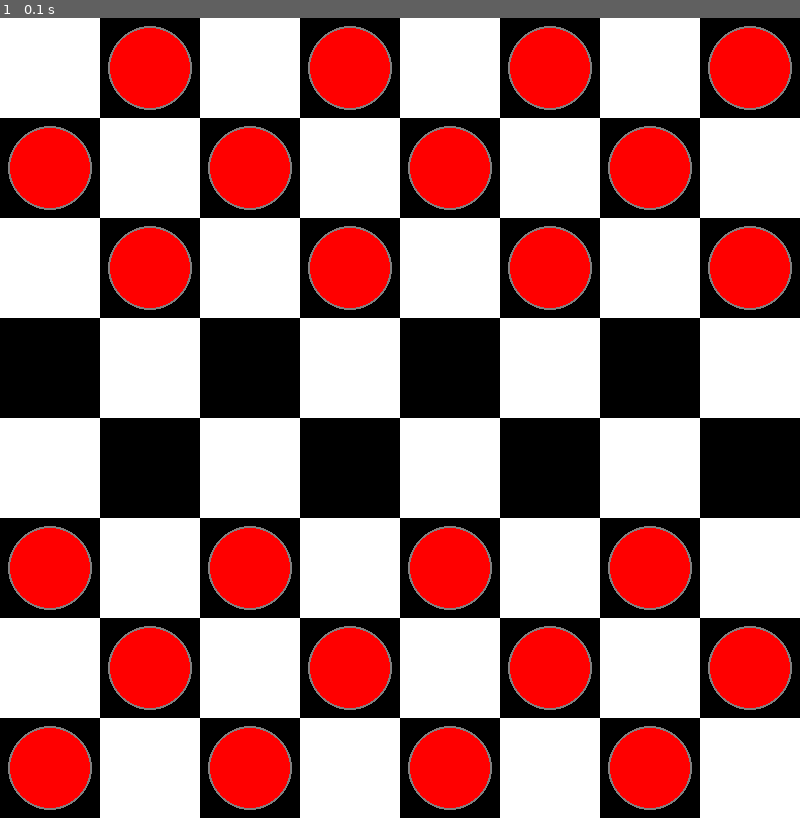
Above: before the commit, frame 1.
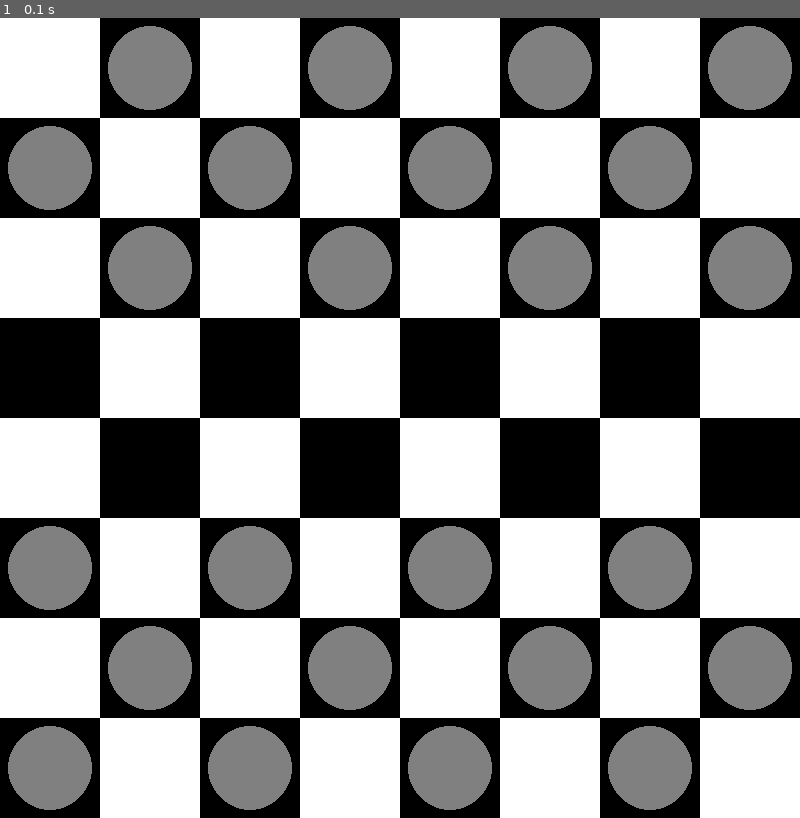
Above: after the commit, the same moment.

Repository: JariGhysens/Graduaatsproef
Game: pygame game, started from main.py
Same seed, same stepped clock (60 frames per second), same inputs: the game is played once before the commit and once after it.
Inputs:
- Up to frame 1 (0.1 s): no input

The runs differ from the first frame. In frame 1, 19% of the frame differs, in the area x 1-99%, y 1-99%.

Commit message:
kleine update

Diff:
--- a/checkers/board.py
+++ b/checkers/board.py
@@ -5,11 +5,13 @@
 class Board:
     def __init__(self):
         #2d lijst van de pieces
+
         self.board = []
         self.selected_piece = None
         self.red_left = self.white_left = 12
         self.red_kings = self.white_kings = 0
         self.create_board()
+
 
 
 #inkleuren achtergrond
--- a/checkers/piece.py
+++ b/checkers/piece.py
@@ -31,7 +31,7 @@
     def draw(self, win):
         radius = SQUARE_SIZE // 2 - self.PADDING
         pygame.draw.circle(win, GREY, (self.x, self.y), radius + self.OUTLINE)
-        pygame.draw.circle(win, RED, (self.x, self.y), radius)
+        pygame.draw.circle(win, GREY, (self.x, self.y), radius)
 
 
     def __repr__(self):
